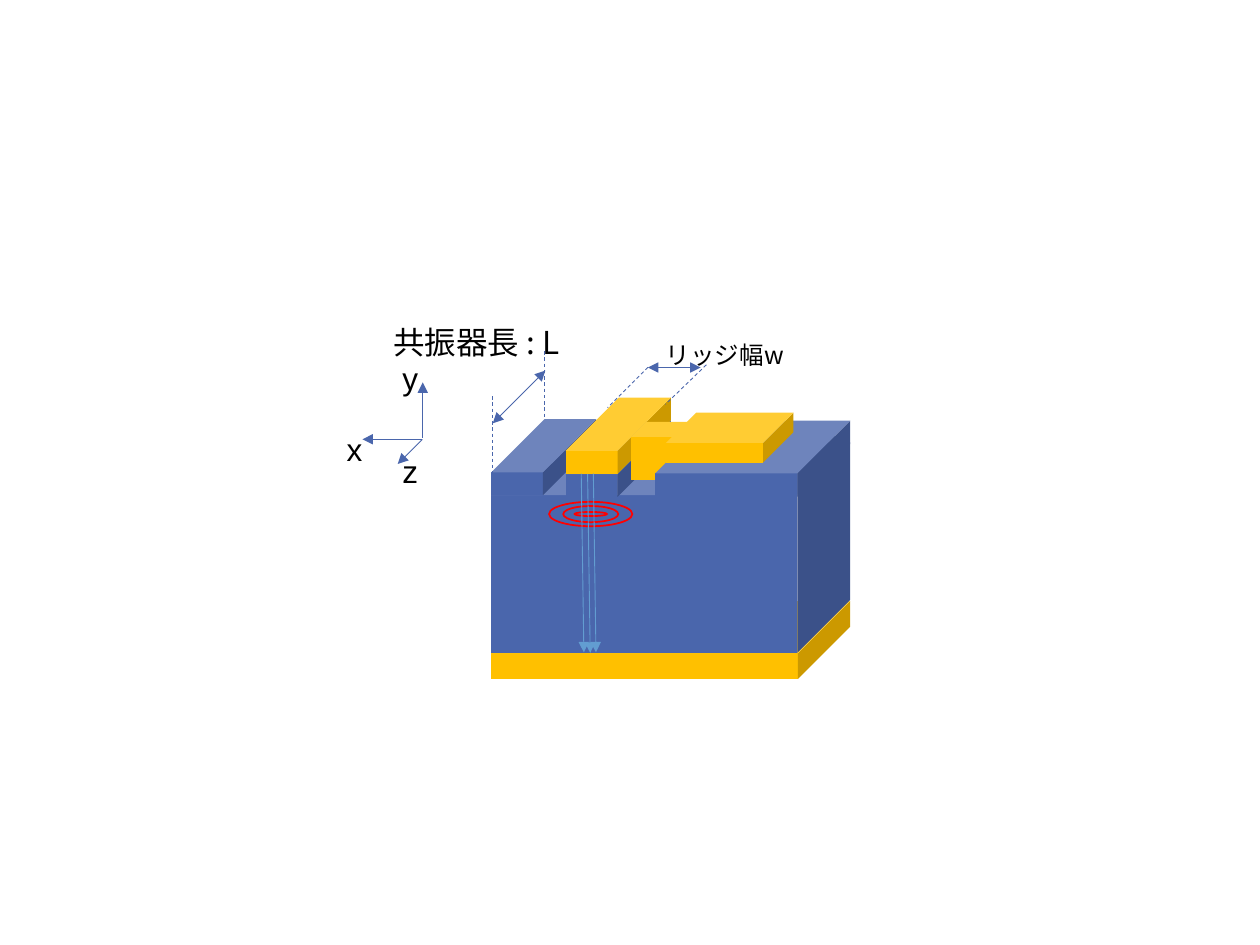
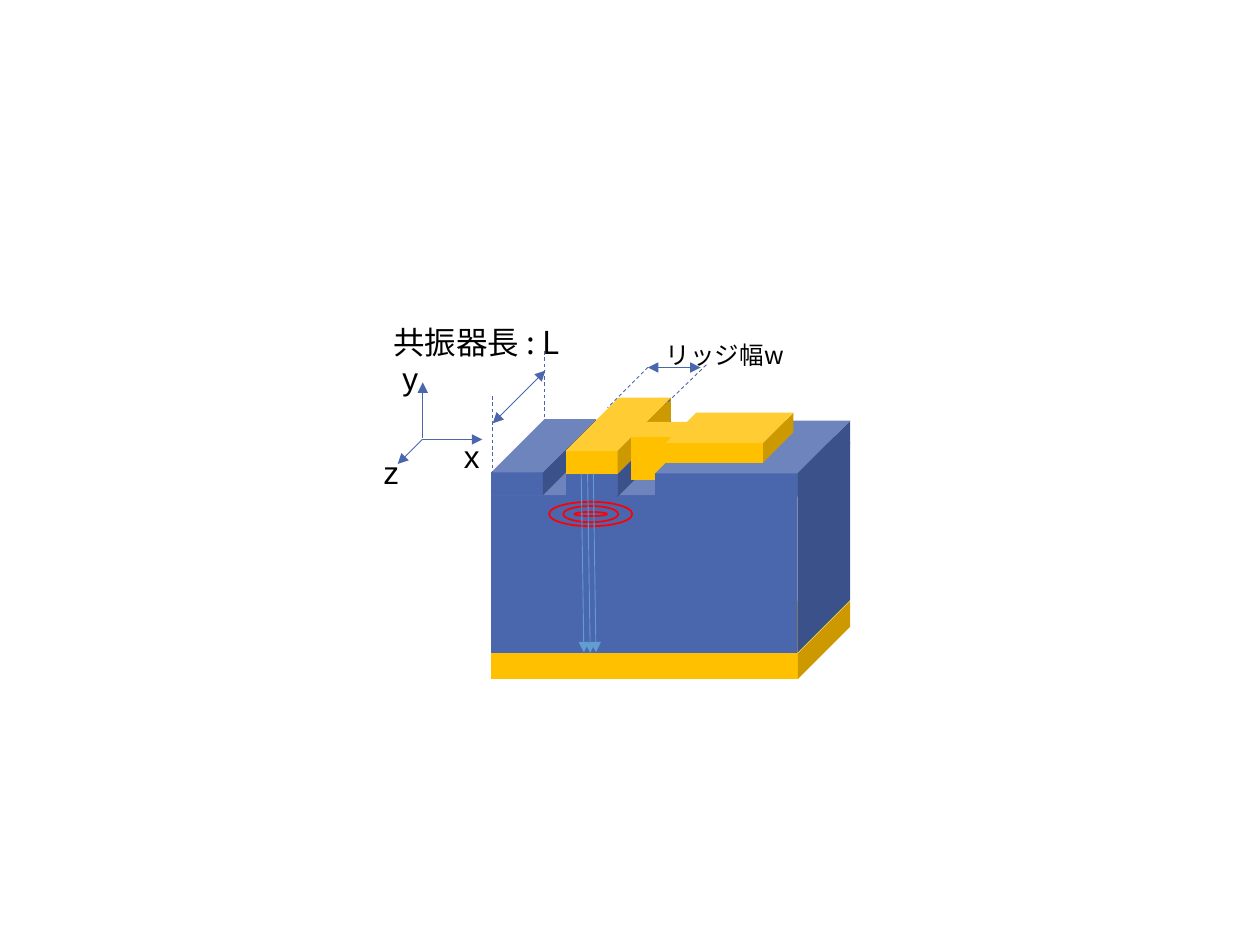
Before and after one commit to komatsubara/yakisaba, a slide deck: slide 2 of 修論/本文/figure/fig_2_1_ridge.pptx. Drawn at 1260x945 pixels with LibreOffice and Linux fonts; fonts in the diff are those of the drawing. Boxes give left, top, right and bottom in pixels: in the first picture for what was removed or moved away, otherwise in the second. Text is boxed around its words. In the diff, an @@ line names an element or a change of style, - is before the commit and + after.

```diff
--- a/修論/本文/figure/fig_2_1_ridge.pptx
+++ b/修論/本文/figure/fig_2_1_ridge.pptx
@@ text "z": place and size @@
-text "z" at [402, 458, 418, 483]
+text "z" at [383, 461, 399, 484]
@@ arrow moved from (422, 440) - (363, 440) to (422, 440) - (483, 440) @@
@@ text "x": place and size @@
-text "x" at [347, 439, 363, 461]
+text "x" at [464, 443, 480, 468]
```
Also in this commit, not shown: 28 other files.
